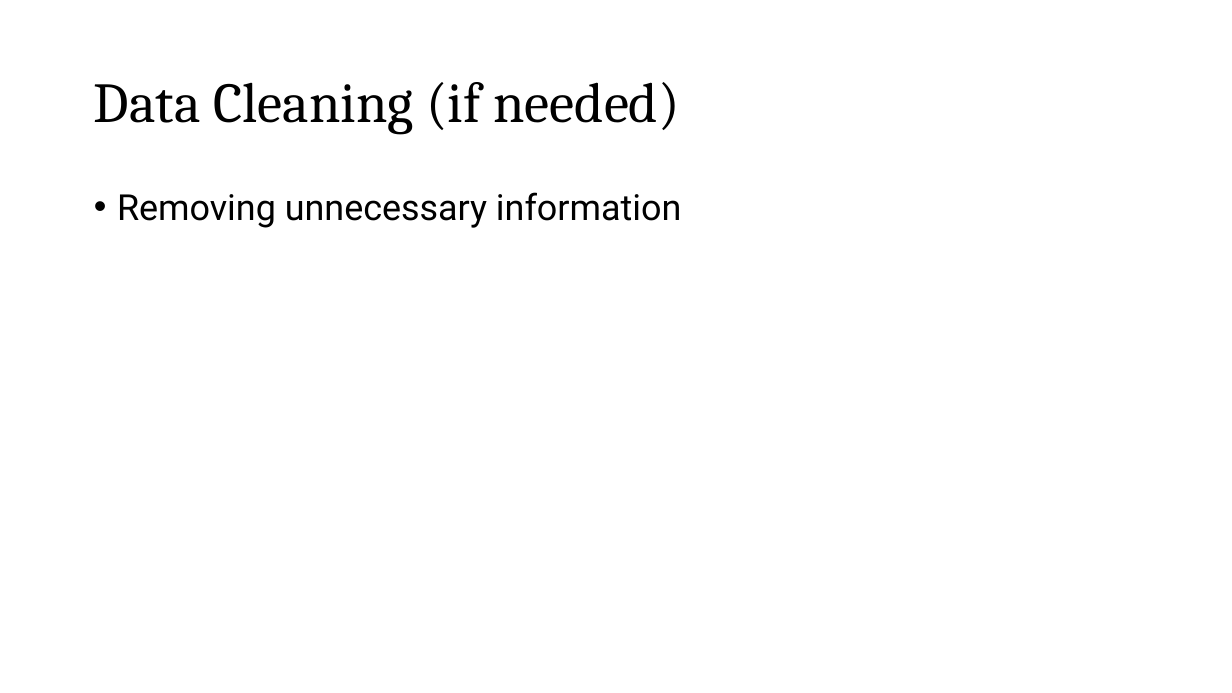
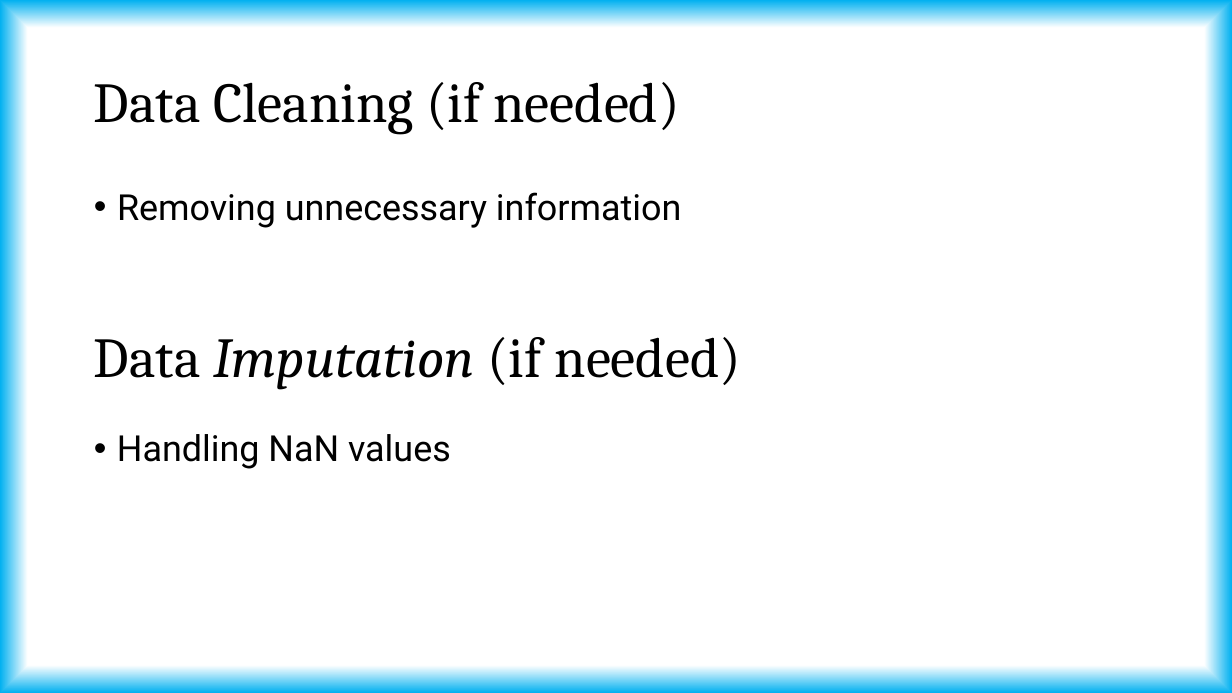
Before and after one commit to tanmoyie/Applied-Statistics, a slide deck: slide 4 of Introduction to Data Visualization with Python.pptx (slide 3 before the commit). Drawn at 1232x693 pixels with LibreOffice and Linux fonts; fonts in the diff are those of the drawing. Boxes give left, top, right and bottom in pixels: in the first picture for what was removed or moved away, otherwise in the second. Text is boxed around its words. In the diff, an @@ line names an element or a change of style, - is before the commit and + after.

```diff
--- a/Introduction to Data Visualization with Python.pptx
+++ b/Introduction to Data Visualization with Python.pptx
@@ background #FFFFFF to gradient #FFFFFF to #00B0F0 @@
@@ text added at <box>94,337,741,389</box>, 44 pt, text #000000 @@
+Data Imputation (if needed)
@@ text added at <box>117,434,451,469</box>, 28 pt, text #000000 @@
+• Handling NaN values
```
Also in this commit, not shown: 4 other slides changed, 3 slides added, 5 other files.
